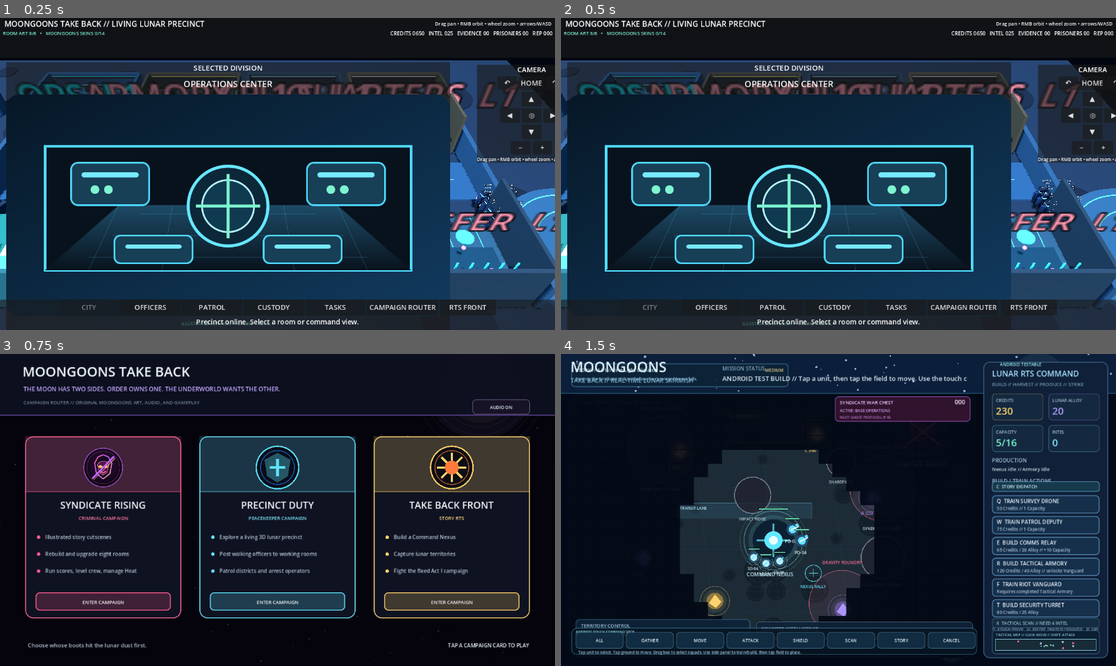
Above: before the commit, frames 1-4 (two rows, left to right).
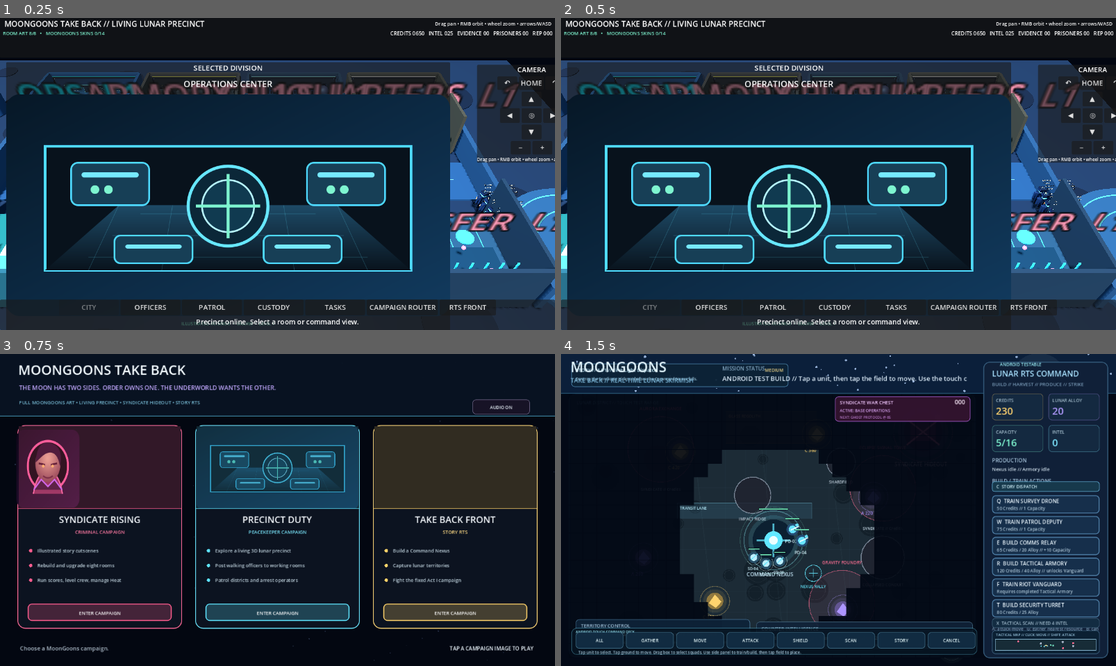
Above: after the commit, the same moments.

Repository: POTD725/MoonGoons-Take-Back
Game: Godot game, scene res://scenes/LivingPrecinct.tscn
The game is run twice, just before and just after one commit, with the same random seed, the same clock (stepped at 60 frames per second) and the same inputs.
Inputs (mouse positions are in pixels of both pictures, inside the frame that each line leads up to):
- Up to frame 1 (0.25 s): no input
- Up to frame 2 (0.5 s): no input
- Up to frame 3 (0.75 s): click "CAMPAIGN ROUTER" at 0.5 s
- Up to frame 4 (1.5 s): tap Enter at 1.25 s; move the mouse to (960, 494) at 1.27 s; hold D from 1.28 s (still down); tap Q at 1.35 s; click (960, 494) at 1.42 s

Frames 1-2 are identical in both runs. In frame 3, 27% of the frame differs, in the area x 0-100%, y 3-99%; in frame 4, nothing differs.

Commit message:
Replace empty campaign cards with MoonGoons artwork

Diff:
--- a/scripts/campaign_router.gd
+++ b/scripts/campaign_router.gd
@@ -1,19 +1,22 @@
 extends Node2D
-## Front door for the current MoonGoons Take Back play surfaces.
+## Optional campaign selector. The game now starts in the living precinct,
+## while this screen uses real MoonGoons art instead of procedural emblems.
 
 const VIEWPORT_SIZE: Vector2 = Vector2(1280.0, 720.0)
 const SYNDICATE_EMBLEM: Texture2D = preload("res://assets/syndicate/syndicate_emblem.svg")
 
 var card_rects: Dictionary = {
-	"syndicate": Rect2(58.0, 190.0, 360.0, 420.0),
-	"precinct": Rect2(460.0, 190.0, 360.0, 420.0),
-	"rts": Rect2(862.0, 190.0, 360.0, 420.0)
+	"syndicate": Rect2(40.0, 164.0, 380.0, 470.0),
+	"precinct": Rect2(450.0, 164.0, 380.0, 470.0),
+	"rts": Rect2(860.0, 164.0, 380.0, 470.0)
 }
 var sound_rect: Rect2 = Rect2(1090.0, 105.0, 132.0, 34.0)
 var pulse: float = 0.0
-var status_message: String = "Choose whose boots hit the lunar dust first."
+var status_message: String = "Choose a MoonGoons campaign."
+var art: Dictionary = {}
 
 func _ready() -> void:
+	_load_campaign_art()
 	SyndicateAudio.play_music("hideout")
 
 func _process(delta: float) -> void:
@@ -70,44 +73,75 @@
 	draw_style_box(_panel_style(Color("171326"), Color("7d7095"), 1, 7), sound_rect)
 	var audio_label: String = "AUDIO OFF" if SyndicateAudio.muted else "AUDIO ON"
 	draw_string(ThemeDB.fallback_font, sound_rect.position + Vector2(3.0, 22.0), audio_label, HORIZONTAL_ALIGNMENT_CENTER, sound_rect.size.x - 6.0, 10, Color("eef8ff"))
-	draw_string(ThemeDB.fallback_font, Vector2(64.0, 677.0), status_message, HORIZONTAL_ALIGNMENT_LEFT, 760.0, 13, Color("aebdca"))
-	draw_string(ThemeDB.fallback_font, Vector2(930.0, 677.0), "TAP A CAMPAIGN CARD TO PLAY", HORIZONTAL_ALIGNMENT_RIGHT, 290.0, 12, Color("eef8ff"))
+	draw_string(ThemeDB.fallback_font, Vector2(46.0, 684.0), status_message, HORIZONTAL_ALIGNMENT_LEFT, 760.0, 13, Color("aebdca"))
+	draw_string(ThemeDB.fallback_font, Vector2(930.0, 684.0), "TAP A CAMPAIGN IMAGE TO PLAY", HORIZONTAL_ALIGNMENT_RIGHT, 300.0, 12, Color("eef8ff"))
 
 func _draw_backdrop() -> void:
-	draw_rect(Rect2(Vector2.ZERO, VIEWPORT_SIZE), Color("05040c"))
-	for index: int in range(115):
+	draw_rect(Rect2(Vector2.ZERO, VIEWPORT_SIZE), Color("030711"))
+	var crater: Texture2D = art.get("crater") as Texture2D
+	if crater != null:
+		for x_index: int in range(5):
+			for y_index: int in range(3):
+				var tile_rect := Rect2(float(x_index) * 290.0 - 70.0, float(y_index) * 250.0 + 40.0, 310.0, 260.0)
+				draw_texture_rect(crater, tile_rect, false, Color(0.28, 0.34, 0.45, 0.16))
+	for index: int in range(90):
 		var x: float = fmod(float(index * 113 + 31), VIEWPORT_SIZE.x)
 		var y: float = fmod(float(index * 67 + 19), VIEWPORT_SIZE.y)
-		var glow: Color = Color("9ab9ff", 0.15 + float(index % 3) * 0.04)
-		draw_circle(Vector2(x, y), 0.8 + float(index % 3) * 0.45, glow)
-	draw_circle(Vector2(1108.0, 75.0), 122.0, Color("bea3ff", 0.045))
-	draw_circle(Vector2(1108.0, 75.0), 84.0, Color("fff0dc", 0.035))
-	for ring: int in range(4):
-		draw_arc(Vector2(1108.0, 75.0), 94.0 + float(ring) * 18.0, 0.15, 2.8, 64, Color("a86cff", 0.07), 2.0)
+		draw_circle(Vector2(x, y), 0.8 + float(index % 3) * 0.45, Color("9ab9ff", 0.18))
 
 func _draw_header() -> void:
-	draw_rect(Rect2(0.0, 0.0, VIEWPORT_SIZE.x, 142.0), Color("0d1020", 0.92), true)
-	draw_string(ThemeDB.fallback_font, Vector2(52.0, 52.0), "MOONGOONS TAKE BACK", HORIZONTAL_ALIGNMENT_LEFT, 650.0, 31, Color("f4fbff"))
-	draw_string(ThemeDB.fallback_font, Vector2(54.0, 86.0), "THE MOON HAS TWO SIDES. ORDER OWNS ONE. THE UNDERWORLD WANTS THE OTHER.", HORIZONTAL_ALIGNMENT_LEFT, 820.0, 14, Color("c3a9ff"))
-	draw_string(ThemeDB.fallback_font, Vector2(54.0, 116.0), "CAMPAIGN ROUTER // ORIGINAL MOONGOONS ART, AUDIO, AND GAMEPLAY", HORIZONTAL_ALIGNMENT_LEFT, 760.0, 11, Color("73859a"))
-	draw_line(Vector2(0.0, 141.0), Vector2(VIEWPORT_SIZE.x, 141.0), Color("aa72ff", 0.46), 2.0)
+	draw_rect(Rect2(0.0, 0.0, VIEWPORT_SIZE.x, 144.0), Color("081322", 0.96), true)
+	var nexus: Texture2D = art.get("command_nexus") as Texture2D
+	if nexus != null:
+		draw_texture_rect(nexus, Rect2(905.0, -34.0, 260.0, 210.0), false, Color(0.55, 0.82, 1.0, 0.22))
+	draw_string(ThemeDB.fallback_font, Vector2(42.0, 48.0), "MOONGOONS TAKE BACK", HORIZONTAL_ALIGNMENT_LEFT, 650.0, 31, Color("f4fbff"))
+	draw_string(ThemeDB.fallback_font, Vector2(44.0, 83.0), "THE MOON HAS TWO SIDES. ORDER OWNS ONE. THE UNDERWORLD WANTS THE OTHER.", HORIZONTAL_ALIGNMENT_LEFT, 830.0, 14, Color("c3a9ff"))
+	draw_string(ThemeDB.fallback_font, Vector2(44.0, 116.0), "FULL MOONGOONS ART • LIVING PRECINCT • SYNDICATE HIDEOUT • STORY RTS", HORIZONTAL_ALIGNMENT_LEFT, 850.0, 11, Color("76b8d2"))
+	draw_line(Vector2(0.0, 143.0), Vector2(VIEWPORT_SIZE.x, 143.0), Color("65dcff", 0.52), 2.0)
 
 func _draw_card(route: String, title: String, subtitle: String, bullets: Array[String], primary: Color, secondary: Color) -> void:
 	var rect: Rect2 = card_rects[route] as Rect2
 	var breathe: float = 0.08 + sin(pulse * 1.7 + rect.position.x * 0.01) * 0.025
-	draw_style_box(_panel_style(Color("101322", 0.97), primary.lightened(0.08), 2, 18), rect)
-	draw_rect(Rect2(rect.position, Vector2(rect.size.x, 128.0)), Color(primary, 0.11 + breathe), true)
-	draw_line(rect.position + Vector2(0.0, 128.0), rect.position + Vector2(rect.size.x, 128.0), Color(primary, 0.45), 2.0)
-	_draw_faction_emblem(route, rect.position + Vector2(180.0, 72.0), primary, secondary)
-	draw_string(ThemeDB.fallback_font, rect.position + Vector2(18.0, 167.0), title, HORIZONTAL_ALIGNMENT_CENTER, rect.size.x - 36.0, 22, Color("f7fbff"))
-	draw_string(ThemeDB.fallback_font, rect.position + Vector2(18.0, 193.0), subtitle, HORIZONTAL_ALIGNMENT_CENTER, rect.size.x - 36.0, 11, primary.lightened(0.18))
+	draw_style_box(_panel_style(Color("0c1320", 0.98), primary.lightened(0.08), 2, 18), rect)
+	var art_rect := Rect2(rect.position + Vector2(3.0, 3.0), Vector2(rect.size.x - 6.0, 190.0))
+	_draw_campaign_art(route, art_rect, primary, secondary)
+	draw_rect(art_rect, Color(primary, 0.04 + breathe), true)
+	draw_line(rect.position + Vector2(0.0, 193.0), rect.position + Vector2(rect.size.x, 193.0), Color(primary, 0.64), 2.0)
+	draw_string(ThemeDB.fallback_font, rect.position + Vector2(18.0, 226.0), title, HORIZONTAL_ALIGNMENT_CENTER, rect.size.x - 36.0, 21, Color("f7fbff"))
+	draw_string(ThemeDB.fallback_font, rect.position + Vector2(18.0, 251.0), subtitle, HORIZONTAL_ALIGNMENT_CENTER, rect.size.x - 36.0, 11, primary.lightened(0.18))
 	for index: int in range(bullets.size()):
-		var y: float = rect.position.y + 237.0 + float(index) * 39.0
+		var y: float = rect.position.y + 294.0 + float(index) * 34.0
 		draw_circle(Vector2(rect.position.x + 31.0, y - 4.0), 4.0, primary)
-		draw_string(ThemeDB.fallback_font, Vector2(rect.position.x + 46.0, y), bullets[index], HORIZONTAL_ALIGNMENT_LEFT, rect.size.x - 68.0, 12, Color("b8c7d4"))
-	var button_rect: Rect2 = Rect2(rect.position + Vector2(24.0, 360.0), Vector2(rect.size.x - 48.0, 42.0))
-	draw_style_box(_panel_style(Color(primary, 0.20), primary, 2, 9), button_rect)
-	draw_string(ThemeDB.fallback_font, button_rect.position + Vector2(4.0, 27.0), "ENTER CAMPAIGN", HORIZONTAL_ALIGNMENT_CENTER, button_rect.size.x - 8.0, 11, Color("ffffff"))
+		draw_string(ThemeDB.fallback_font, Vector2(rect.position.x + 46.0, y), bullets[index], HORIZONTAL_ALIGNMENT_LEFT, rect.size.x - 68.0, 11, Color("c1d4df"))
+	var button_rect: Rect2 = Rect2(rect.position + Vector2(24.0, 412.0), Vector2(rect.size.x - 48.0, 40.0))
+	draw_style_box(_panel_style(Color(primary, 0.23), primary, 2, 9), button_rect)
+	draw_string(ThemeDB.fallback_font, button_rect.position + Vector2(4.0, 26.0), "ENTER CAMPAIGN", HORIZONTAL_ALIGNMENT_CENTER, button_rect.size.x - 8.0, 11, Color("ffffff"))
+
+func _draw_campaign_art(route: String, rect: Rect2, primary: Color, secondary: Color) -> void:
+	draw_rect(rect, Color("050912"), true)
+	match route:
+		"syndicate":
+			_draw_art_texture(art.get("wrecked_shuttle") as Texture2D, Rect2(rect.position + Vector2(72.0, 6.0), Vector2(245.0, 176.0)), Color.WHITE)
+			_draw_art_texture(art.get("nyx") as Texture2D, Rect2(rect.position + Vector2(-5.0, 8.0), Vector2(145.0, 180.0)), Color.WHITE)
+			_draw_art_texture(art.get("cargo_crate") as Texture2D, Rect2(rect.position + Vector2(278.0, 118.0), Vector2(85.0, 64.0)), Color.WHITE)
+		"precinct":
+			_draw_art_texture(art.get("ops_center") as Texture2D, rect, Color(0.72, 0.92, 1.0, 0.78))
+			_draw_art_texture(art.get("patrol_deputy") as Texture2D, Rect2(rect.position + Vector2(12.0, 28.0), Vector2(125.0, 150.0)), Color.WHITE)
+			_draw_art_texture(art.get("shield_deputy") as Texture2D, Rect2(rect.position + Vector2(245.0, 26.0), Vector2(125.0, 152.0)), Color.WHITE)
+			_draw_art_texture(art.get("command_nexus") as Texture2D, Rect2(rect.position + Vector2(114.0, 12.0), Vector2(160.0, 165.0)), Color(0.9, 1.0, 1.0, 0.92))
+		"rts":
+			_draw_art_texture(art.get("ore_deposit") as Texture2D, Rect2(rect.position + Vector2(0.0, 26.0), Vector2(130.0, 150.0)), Color.WHITE)
+			_draw_art_texture(art.get("command_nexus") as Texture2D, Rect2(rect.position + Vector2(105.0, 8.0), Vector2(175.0, 172.0)), Color.WHITE)
+			_draw_art_texture(art.get("sentry_turret") as Texture2D, Rect2(rect.position + Vector2(255.0, 75.0), Vector2(112.0, 108.0)), Color.WHITE)
+			_draw_art_texture(art.get("pulse_cannon") as Texture2D, Rect2(rect.position + Vector2(8.0, 98.0), Vector2(104.0, 86.0)), Color.WHITE)
+		_:
+			_draw_faction_emblem(route, rect.get_center(), primary, secondary)
+	draw_rect(rect, Color(primary, 0.05), true)
+
+func _draw_art_texture(texture: Texture2D, rect: Rect2, modulate: Color) -> void:
+	if texture == null:
+		return
+	draw_texture_rect(texture, rect, false, modulate)
 
 func _draw_faction_emblem(route: String, center: Vector2, primary: Color, secondary: Color) -> void:
 	if route == "syndicate":
@@ -116,15 +150,26 @@
 	draw_circle(center, 48.0, Color("060811", 0.88))
 	draw_arc(center, 49.0, 0.0, TAU, 48, primary, 3.0)
 	draw_arc(center, 39.0, 0.0, TAU, 48, Color(secondary, 0.68), 2.0)
-	if route == "precinct":
-		draw_polygon(PackedVector2Array([center + Vector2(0.0, -34.0), center + Vector2(30.0, -18.0), center + Vector2(24.0, 20.0), center + Vector2(0.0, 35.0), center + Vector2(-24.0, 20.0), center + Vector2(-30.0, -18.0)]), PackedColorArray([Color(primary, 0.34)]))
-		draw_line(center + Vector2(0.0, -20.0), center + Vector2(0.0, 20.0), primary, 6.0)
-		draw_line(center + Vector2(-18.0, 0.0), center + Vector2(18.0, 0.0), primary, 6.0)
-	else:
-		for angle_index: int in range(8):
-			var angle: float = float(angle_index) * TAU / 8.0
-			draw_line(center + Vector2.from_angle(angle) * 13.0, center + Vector2.from_angle(angle) * 34.0, primary, 5.0)
-		draw_circle(center, 16.0, secondary)
+
+func _load_campaign_art() -> void:
+	var paths: Dictionary = {
+		"command_nexus": "res://assets/skins/moongoons/command_nexus.png",
+		"patrol_deputy": "res://assets/skins/moongoons/patrol_deputy.png",
+		"shield_deputy": "res://assets/skins/moongoons/shield_deputy.png",
+		"sentry_turret": "res://assets/skins/moongoons/sentry_turret.png",
+		"pulse_cannon": "res://assets/skins/moongoons/pulse_cannon.png",
+		"ore_deposit": "res://assets/skins/moongoons/ore_deposit.png",
+		"wrecked_shuttle": "res://assets/skins/moongoons/wrecked_shuttle.png",
+		"cargo_crate": "res://assets/skins/moongoons/cargo_crate.png",
+		"crater": "res://assets/skins/moongoons/crater.png",
+		"ops_center": "res://assets/precinct/rooms/ops_center.svg",
+		"nyx": "res://assets/syndicate/portraits/nyx_raze.svg"
+	}
+	for key_value: Variant in paths.keys():
+		var key: String = String(key_value)
+		var path: String = String(paths[key])
+		if ResourceLoader.exists(path):
+			art[key] = load(path) as Texture2D
 
 func _panel_style(fill: Color, border: Color, width: int, radius: int) -> StyleBoxFlat:
 	var style: StyleBoxFlat = StyleBoxFlat.new()
